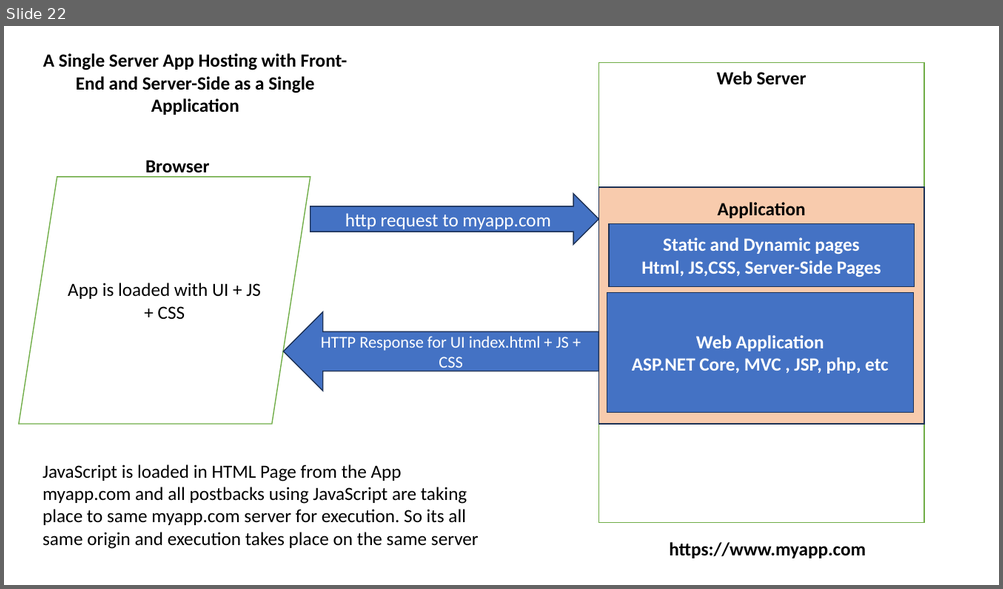
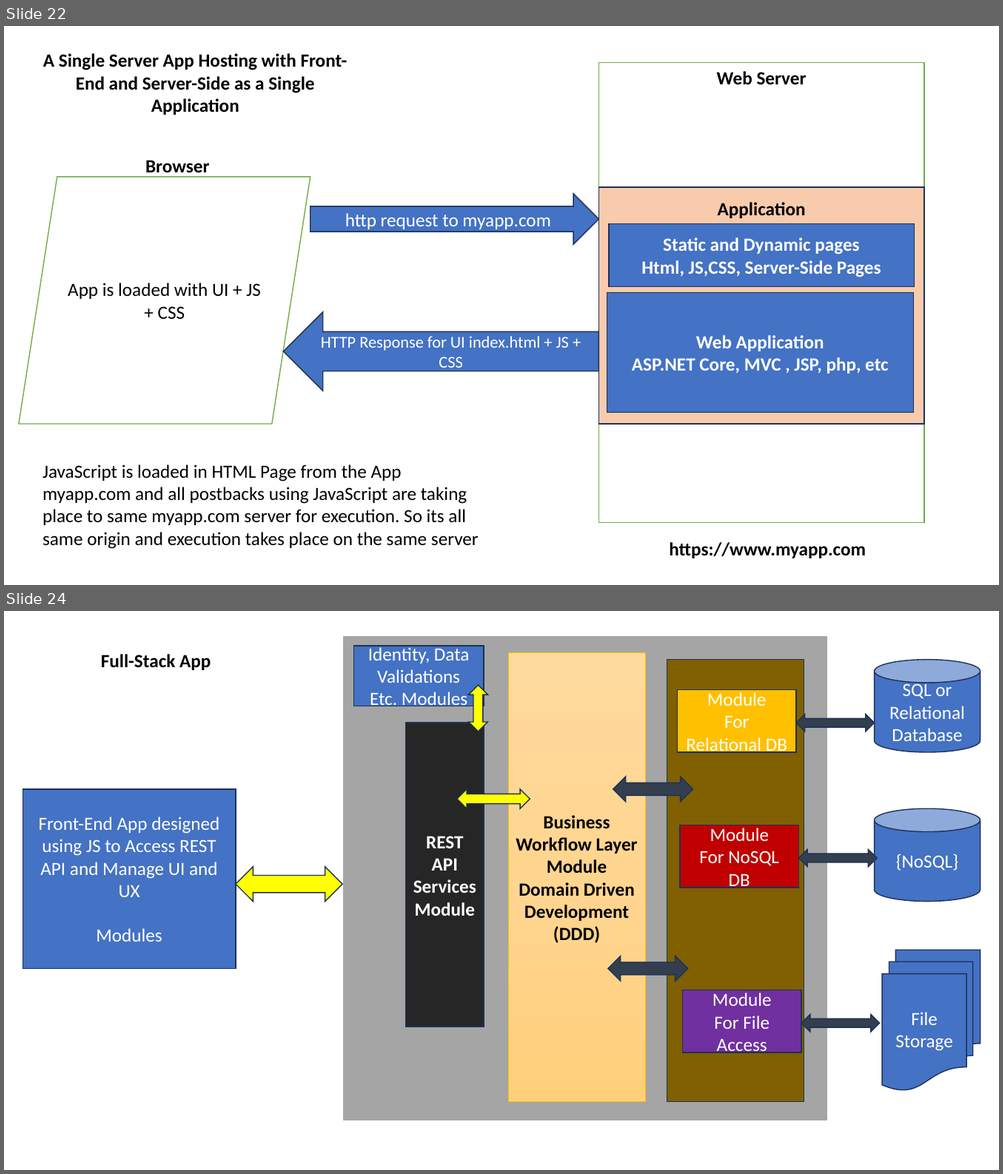
Before and after one commit to maheshsabnis/ugam, a slide deck: Training_Presentetions.pptx. Shown one above the other, each under a label of ours: slide 22 before the commit, slides 22 and 24 after it; the slides between them are not shown. The pictures are 1003x589 and 1003x1174 pixels, drawn with LibreOffice and Linux fonts; fonts in the diff are those of the drawing. Boxes give left, top, right and bottom in pixels: in the first picture for what was removed or moved away, otherwise in the second. Text is boxed around its words. In the diff, an @@ line names an element or a change of style, - is before the commit and + after.

```diff
--- a/Training_Presentetions.pptx
+++ b/Training_Presentetions.pptx
@@ slide 24 added at <box>4,611,999,1170</box>, background #FFFFFF @@
@@ text added at <box>101,654,210,670</box>, 18 pt, text #000000, bold @@
+Full-Stack App
@@ rectangle added at <box>342,635,828,1122</box>, fill #A5A5A5, outline #FFFFFF 1.5 pt @@
@@ rectangle added at <box>354,646,484,706</box>, fill #4472C4, outline #1E3256 1 pt, 18 pt, text #FFFFFF @@
+Identity, Data Validations
+Etc. Modules
@@ rectangle added at <box>509,652,646,1102</box>, fill gradient #FFDB9E to #FFD590 to #FFD07C, outline #FFC000 0.5 pt, 18 pt, text #000000, bold @@
+Business Workflow Layer
+Module
+Domain Driven Development (DDD)
@@ rectangle added at <box>666,660,804,1102</box>, fill #806000, outline #1E3256 1 pt @@
@@ cylinder added at <box>874,660,980,752</box>, fill #4472C4, outline #1E3256 1 pt, 18 pt, text #FFFFFF @@
+SQL or Relational
+Database
@@ up down arrow added at <box>469,685,488,731</box>, fill #FFFF00, outline #1E3256 1 pt @@
@@ rectangle added at <box>677,690,796,753</box>, fill #FFC000, outline #1E3256 1 pt, 18 pt, text #FFFFFF @@
+Module
+For Relational DB
@@ left right arrow added at <box>797,714,875,731</box>, fill #333F50, outline #1E3256 1 pt @@
@@ rectangle added at <box>405,723,484,1028</box>, fill #262626, outline #1E3256 1 pt, 18 pt, text #FFFFFF, bold @@
+REST API
+Services
+Module
@@ left right arrow added at <box>613,777,693,802</box>, fill #333F50, outline #1E3256 1 pt @@
@@ rectangle added at <box>22,789,236,969</box>, fill #4472C4, outline #1E3256 1 pt, 18 pt, text #FFFFFF @@
+Front-End App designed using JS to Access REST API and Manage UI and UX
+Modules
@@ left right arrow added at <box>457,789,530,809</box>, fill #FFFF00, outline #1E3256 1 pt @@
@@ cylinder added at <box>874,809,980,901</box>, fill #4472C4, outline #1E3256 1 pt, 18 pt, text #FFFFFF @@
+{NoSQL}
@@ rectangle added at <box>680,825,799,888</box>, fill #C00000, outline #1E3256 1 pt, 18 pt, text #FFFFFF @@
+Module
+For NoSQL DB
@@ left right arrow added at <box>799,850,877,867</box>, fill #333F50, outline #1E3256 1 pt @@
@@ left right arrow added at <box>236,867,342,902</box>, fill #FFFF00, outline #1E3256 1 pt @@
@@ left right arrow added at <box>608,957,688,982</box>, fill #333F50, outline #1E3256 1 pt @@
@@ flow chart multidocument added at <box>882,951,980,1091</box>, fill #4472C4, outline #1E3256 1 pt, 18 pt, text #FFFFFF @@
+File Storage
@@ rectangle added at <box>683,991,801,1054</box>, fill #7030A0, outline #1E3256 1 pt, 18 pt, text #FFFFFF @@
+Module
+For File Access
@@ left right arrow added at <box>802,1014,880,1032</box>, fill #333F50, outline #1E3256 1 pt @@
```
Also in this commit, not shown: 1 slide changed, 4 other files.
